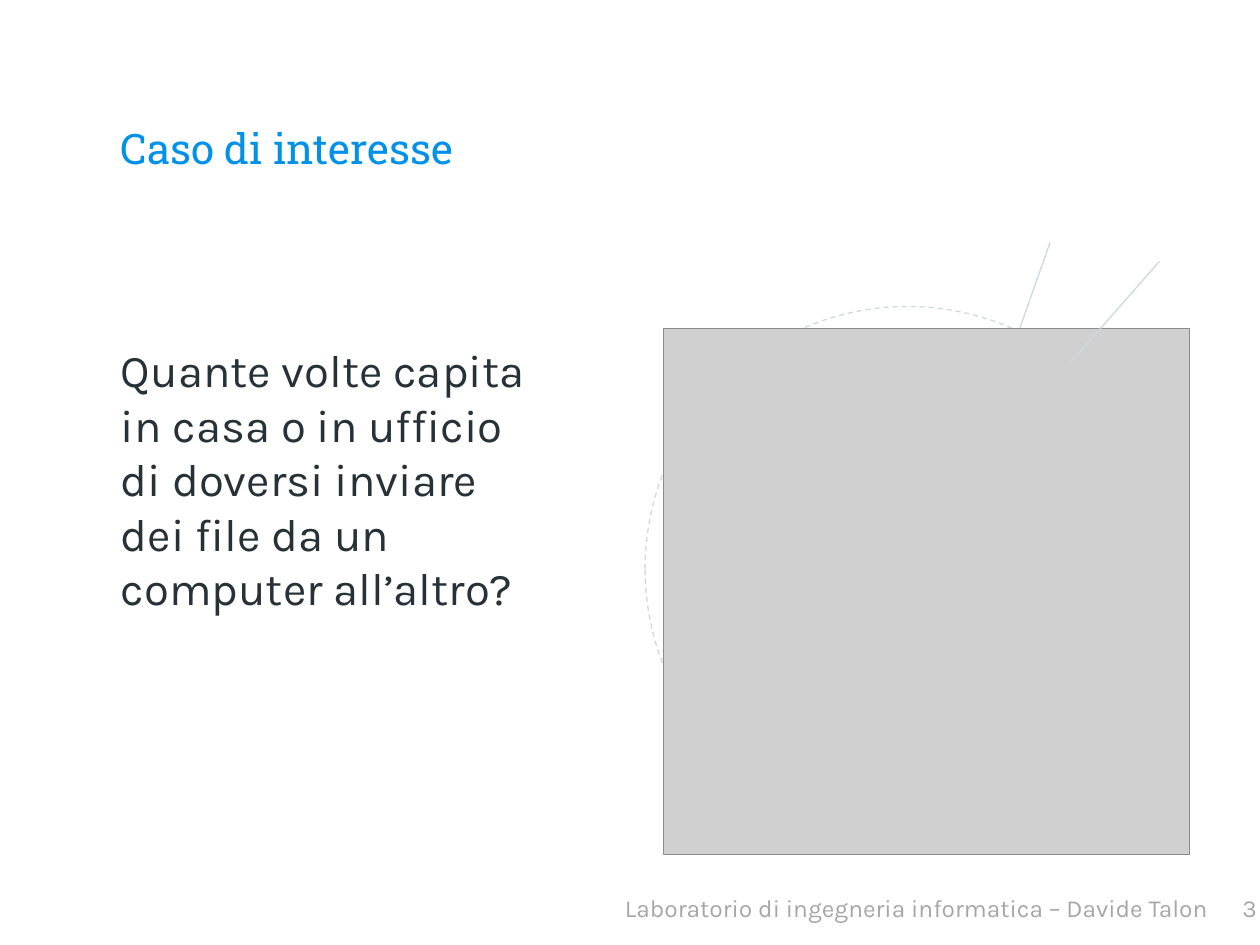
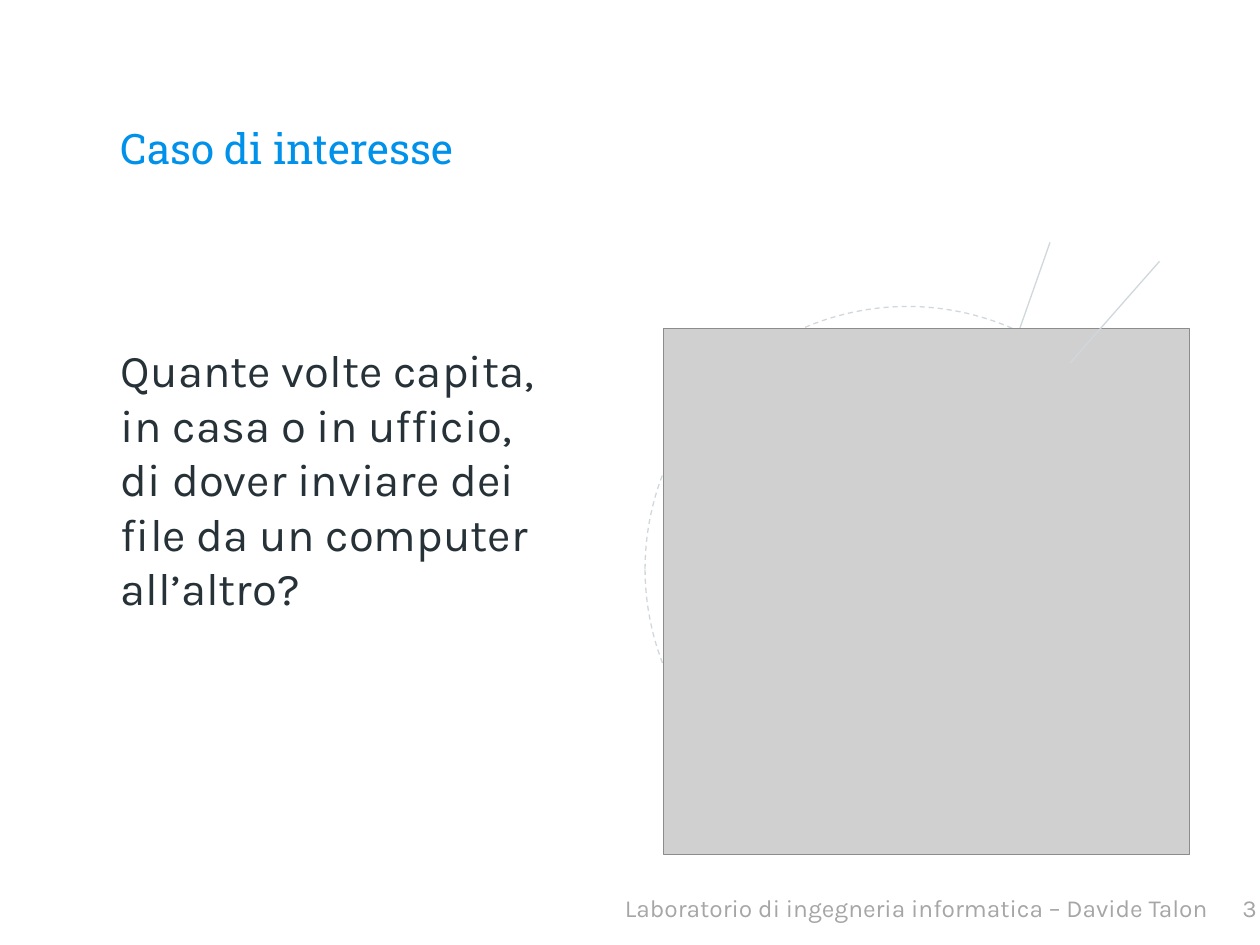
Before and after one commit to davidetalon/link, a slide deck: slide 4 of Presentation slides/Presentazione.pptx. Drawn at 1260x945 pixels with LibreOffice and Linux fonts; fonts in the diff are those of the drawing; grey boxes stand for pictures; background and template pictures are left out. Boxes give left, top, right and bottom in pixels: in the first picture for what was removed or moved away, otherwise in the second. Text is boxed around its words. In the diff, an @@ line names an element or a change of style, - is before the commit and + after.

```diff
--- a/Presentation slides/Presentazione.pptx
+++ b/Presentation slides/Presentazione.pptx
@@ text at [121,355,534,606]: text changed @@
-Quante volte capita in casa o in ufficio di doversi inviare dei file da un computer all’altro?
+Quante volte capita, in casa o in ufficio, di dover inviare dei file da un computer all’altro?
```
Also in this commit, not shown: 7 other slides changed, 1 other file.
